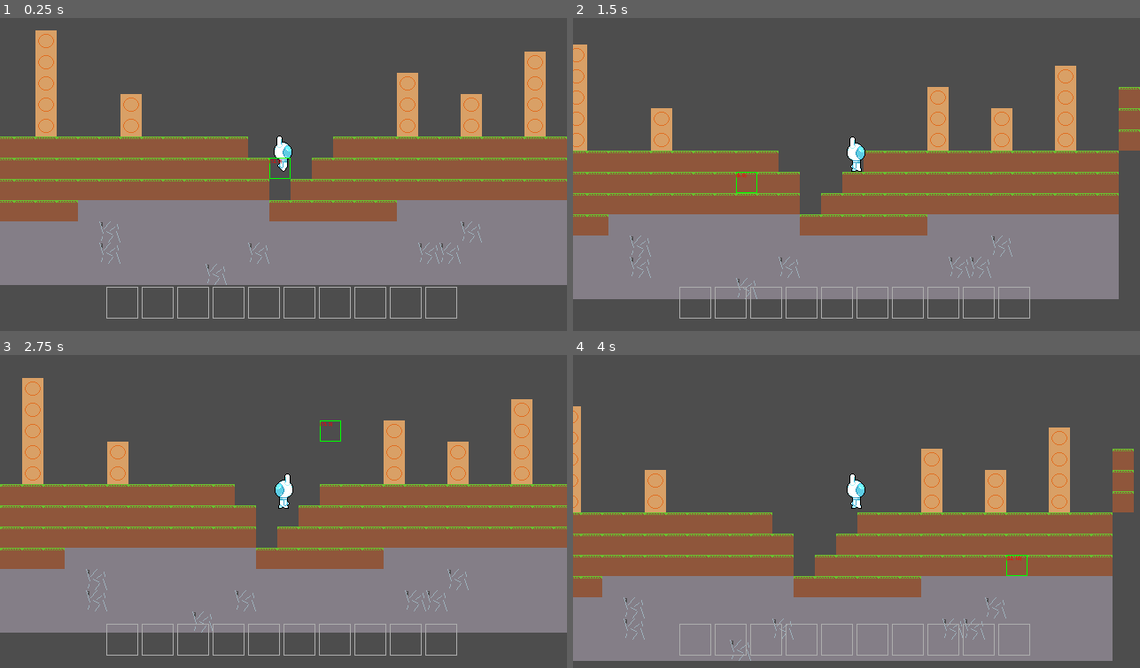
Above: before the commit, frames 1-4 (two rows, left to right).
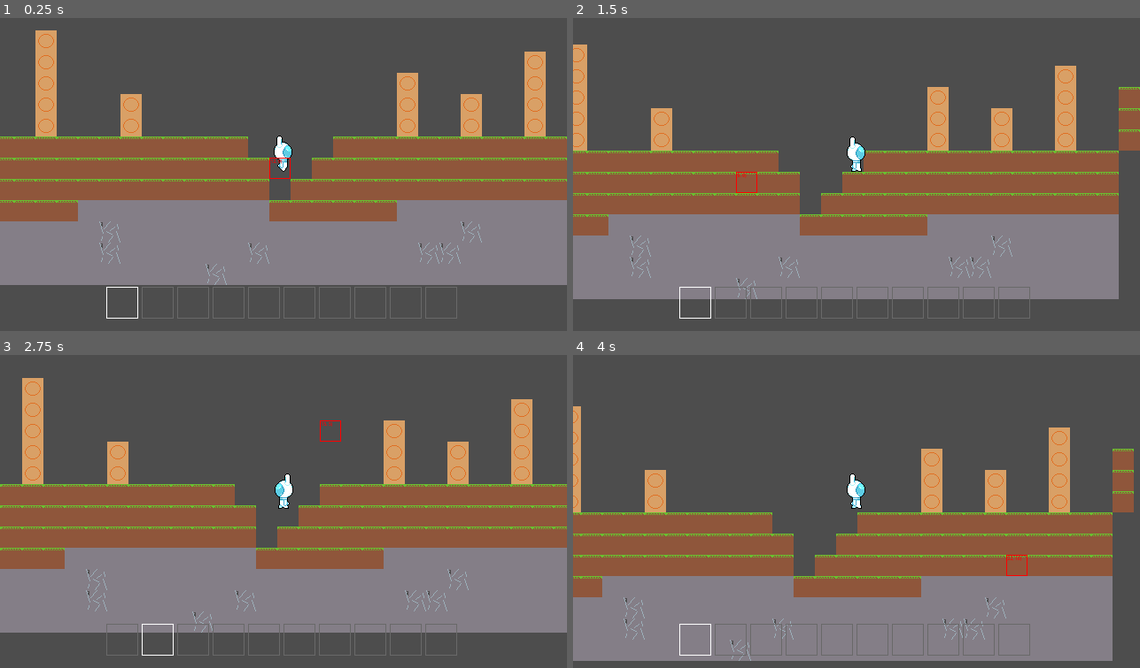
Above: after the commit, the same moments.

Repository: GriffinRio/Game-likeJam10
Game: Godot game, scene res://main.tscn
The game is run twice, just before and just after one commit, with the same random seed, the same clock (stepped at 60 frames per second) and the same inputs.
Inputs (mouse positions are in pixels of both pictures, inside the frame that each line leads up to):
- Up to frame 1 (0.25 s): no input
- Up to frame 2 (1.5 s): move the mouse to (981, 155) at 0.52 s; hold 1 (Direct_Item_Switch) 0.53-1.28 s; hold D (Move_Right) from 0.53 s (still down); click (981, 155) at 0.6 s; tap W (Jump) at 0.77 s; move the mouse to (743, 187) at 1.27 s; tap 1 (Direct_Item_Switch) at 1.35 s
- Up to frame 3 (2.75 s): tap W (Jump) at 1.52 s; right-click (170, 524) at 1.55 s; move the mouse to (340, 439) at 2.02 s; release D (Move_Right) at 2.03 s; hold A (Move_Left) from 2.03 s (still down); hold Right mouse button (Place) from 2.03 s (still down); tap Mouse wheel down (Switch_Item_Down) at 2.3 s
- Up to frame 4 (4 s): move the mouse to (828, 570) at 2.77 s; release A (Move_Left) at 2.78 s; release Right mouse button (Place) at 2.78 s; hold D (Move_Right) from 2.78 s (still down); tap Mouse wheel down (Switch_Item_Down) at 2.85 s; tap W (Jump) at 3.02, 3.77 s; tap Mouse wheel up (Switch_Item_Up) at 3.05 s; move the mouse to (1026, 555) at 3.52 s; hold Mouse wheel up (Switch_Item_Up) from 3.53 s (still down); click (1026, 555) at 3.8 s

The runs differ from the first frame. In frame 1, 0.7% of the frame differs, in the area x 18-81%, y 44-97%; in frame 2, 0.7%; in frame 3, 0.7%; in frame 4, 0.7%.

Commit message:
switching to different method of signaling yippee

Diff:
--- a/gameLikeJam10/Characters/inventory.gd
+++ b/gameLikeJam10/Characters/inventory.gd
@@ -4,26 +4,12 @@
 const SIZE = 10
 ## Array that stores items that player acquires
 var hotbar : Array[Item]
-# TODO: move equipped functionality to player?
-## Stores index of currently equipped Item
-var equipped : int
 
 # Intializes
 func _ready() -> void:
-	equipped = 0
 	hotbar = []
 	for i in range(SIZE):
 		hotbar.append(null)
-
-# TODO: add support for keyboard inventory switching?
-## changes equipped index by 1, positive or negative depending on previous player input
-func change_equipped(direction : int) -> void:
-	# Formula for wrapping array both pos and neg.
-	# Kinda works like if statements, but one math line.
-	equipped = ((equipped + direction) % SIZE + SIZE) % SIZE
-
-func change_equipped_direct(index: int) -> void:
-	equipped = (index + SIZE) % SIZE
 
 ## Puts acquired item into inventory.
 ## Will stack with other versions of it if item is stackable
@@ -32,6 +18,7 @@
 	var item_index : int = hotbar.find(item)
 	if(item.stackable and item_index >= 0):
 		hotbar[item_index].count += 1
+		EventBus.inventory_slot_changed.emit(item_index, hotbar[item_index])
 	else:
 		var empty_index : int = hotbar.find(null)
 		# TODO: create new instance of item because it always uses same one from block which is weird?
@@ -39,6 +26,7 @@
 			hotbar[empty_index] = item
 			if(item.stackable):
 				hotbar[empty_index].count = 1
+			EventBus.inventory_slot_changed.emit(empty_index, hotbar[empty_index])
 		else:
 			push_warning("No room for item: " + item.to_string())
 
@@ -52,12 +40,10 @@
 			hotbar[item_index] = null
 		else:
 			hotbar[item_index].count -= 1
+		EventBus.inventory_slot_changed.emit(item_index, hotbar[item_index])
 	else:
 		push_error("Item not in inventory")
 
 ## Returns currently equipped item
-func get_equipped() -> Item:
-	return hotbar[equipped]
-
-func get_inventory() -> Array:
-	return hotbar
+func get_item(index : int) -> Item:
+	return hotbar[index]
--- a/gameLikeJam10/Characters/player.gd
+++ b/gameLikeJam10/Characters/player.gd
@@ -6,31 +6,31 @@
 # TODO: Implement item destroying blocks
 ## Emmited when player starts mining
 signal mining(is_mining : bool , item : Item)
-## Emmited when player changes equipped item
-signal change_equipped(equipped_index : int)
 
 const SPEED = 100.0
 const JUMP_VELOCITY = -225.0
 
-var HEIGHT : float
-var RADIUS : float
+var RADIUS_Y : float
+var RADIUS_X : float
 
 @onready var inventory : Inventory = $Inventory
 @onready var _animated_sprite : AnimatedSprite2D = $AnimatedSprite2D
 @onready var collision_shape_2d : CollisionShape2D = $CollisionShape2D
 
 var is_mining : bool
+var equipped : int
 
 func _ready() -> void:
 	var hitbox : RectangleShape2D = collision_shape_2d.shape
-	HEIGHT = hitbox.size.y / 2.0
-	RADIUS = hitbox.size.x / 2.0
+	RADIUS_Y = hitbox.size.y / 2.0
+	RADIUS_X = hitbox.size.x / 2.0
 	is_mining = false
+	equipped = 0
 
 # Handles player place and destory input for holding functionality
 func _process(delta: float) -> void:
 	if(Input.is_action_pressed("Place")):
-		var to_place : Item = inventory.get_equipped()
+		var to_place : Item = get_equipped()
 		if(to_place != null and to_place.placeable):
 			place_block.emit(to_place)
 		else:
@@ -52,31 +52,41 @@
 		velocity.x = direction * SPEED
 	else:
 		velocity.x = move_toward(velocity.x, 0, SPEED)
-		_animated_sprite.set_frame_and_progress(4, 0)
+		if(not is_mining):
+			_animated_sprite.play("Player_Idle")
 
 	move_and_slide()
 
 # Handles switching hotbar equipped
 func _input(event: InputEvent) -> void:
 	if(event.is_action_pressed("Switch_Item_Up")):
-		inventory.change_equipped(-1)
-		change_equipped.emit(inventory.equipped)
+		var new_index : int = ((equipped - 1) + inventory.SIZE) % inventory.SIZE
+		change_equipped(new_index)
+		#change_equipped.emit(inventory.equipped)
 	elif(event.is_action_pressed("Switch_Item_Down")):
-		inventory.change_equipped(1)
-		change_equipped.emit(inventory.equipped)
+		var new_index : int = (equipped + 1) % inventory.SIZE
+		change_equipped(new_index)
+		#change_equipped.emit(inventory.equipped)
 	elif(event.is_action_pressed("Direct_Item_Switch")):
 		var keypress : InputEventKey = event
-		inventory.change_equipped_direct(keypress.keycode - 49)
-		change_equipped.emit(inventory.equipped)
+		change_equipped(keypress.keycode - 49)
+		#change_equipped.emit(inventory.equipped)
 	elif(event.is_action("Destroy")):
 		is_mining = !is_mining
 		print("mining: " + str(is_mining))
-		mining.emit(is_mining, inventory.get_equipped())
+		mining.emit(is_mining, get_equipped())
 		if(is_mining):
 			_animated_sprite.play("Player_Mine")
 		else:
 			_animated_sprite.play("Player_Idle")
 
+## changes equipped
+func change_equipped(index : int) -> void:
+	equipped = (index + inventory.SIZE) % inventory.SIZE
+	EventBus.player_equipped_changed.emit(equipped)
+
+func get_equipped() -> Item:
+	return inventory.get_item(equipped)
 
 ## Adds given item to player inventory
 func pickup_item(item : Item) -> void:
@@ -94,7 +104,7 @@
 	var height_sign : int = 1
 	for i in range(2):
 		for j in range(2):
-			corners.append(Tile_Map.map_coord(Vector2(collision_position.x + (RADIUS * radius_sign), collision_position.y + (HEIGHT * height_sign))))
+			corners.append(Tile_Map.map_coord(Vector2(collision_position.x + (RADIUS_X * radius_sign), collision_position.y + (RADIUS_Y * height_sign))))
 			radius_sign *= -1
 		height_sign = -1
 		radius_sign = 1
--- a/gameLikeJam10/Environment/tile_map.gd
+++ b/gameLikeJam10/Environment/tile_map.gd
@@ -9,13 +9,15 @@
 const TILE_SIZE = 24
 
 @onready var tile_layer: TileMapLayer = $TileLayer
+
 ## Allows all nodes/scripts to convert coordinates to tile_map coords
 static func map_coord(position : Vector2) -> Vector2i:
 	var calculation : Vector2i = floor(position/TILE_SIZE)
 	return calculation
 
 static func local_coord(position : Vector2i) -> Vector2:
-	return Vector2i(position * TILE_SIZE)
+	var calculation : Vector2i = position * TILE_SIZE
+	return calculation
 
 static func get_tiles_in_line(tile_start : Vector2i, tile_end : Vector2i) -> Array[Vector2i]:
 	var tiles : Array[Vector2i] = [tile_start]
@@ -26,7 +28,7 @@
 	else:
 		axis = 0
 	var length : int = abs(diff[axis])
-	var direction : int = diff[axis] /  length
+	var direction : int = diff[axis] / length
 	for i in range(length):
 		var tile : Vector2i = tiles[-1]
 		tile[axis] = tile[axis] + (1 * direction)
@@ -43,7 +45,6 @@
 ## Makes sure block can be destroyed and then does so. Emits block_destroyed to add block to player inventory
 func destroy_block(mouse_position : Vector2i) -> void:
 	if(tile_layer.get_cell_atlas_coords(mouse_position) != EMPTY_TILE):
-		#TODO: figure out how to link mining animation to block destruction, global variable back to player?
 		var block: Block = tile_layer.get_cell_tile_data(mouse_position).get_custom_data("block_data")
 		tile_layer.set_cell(mouse_position, -1, EMPTY_TILE)
 		block_destroyed.emit(block)
--- a/gameLikeJam10/Globals/eventBus.gd
+++ b/gameLikeJam10/Globals/eventBus.gd
@@ -1,4 +1,5 @@
 extends Node
 
 signal player_equipped_changed(index: int)
-signal player_place_block(block : Vector2i)
+
+signal inventory_slot_changed(index: int, item: Item)
--- a/gameLikeJam10/Resources/Templates/item.gd
+++ b/gameLikeJam10/Resources/Templates/item.gd
@@ -26,6 +26,15 @@
 ## Location in tilemap atlas for the block to be placed
 @export var block : Vector2i
 
+# Only shows count if stackable and block if placeable.
+func _validate_property(property: Dictionary) -> void:
+	if(property.name == "count" and not stackable):
+		#property.usage |= PROPERTY_USAGE_READ_ONLY
+		property.usage = PROPERTY_USAGE_NONE
+	if(property.name == "block" and not placeable):
+		#property.usage |= PROPERTY_USAGE_READ_ONLY
+		property.usage = PROPERTY_USAGE_NONE
+
 func _to_string() -> String:
 	var output : String = ""
 	output += name + "\n"
@@ -34,12 +43,3 @@
 		output += "Count: " + str(count) + "\n"
 	output += "Placeable: " + str(placeable) + "\n"
 	return output
-
-# Only shows count if stackable and block if placeable.
-func _validate_property(property: Dictionary) -> void:
-	if(property.name == "count" and not stackable):
-		#property.usage |= PROPERTY_USAGE_READ_ONLY
-		property.usage = PROPERTY_USAGE_NONE
-	if(property.name == "block" and not placeable):
-		#property.usage |= PROPERTY_USAGE_READ_ONLY
-		property.usage = PROPERTY_USAGE_NONE
--- a/gameLikeJam10/UI/highlight.gd
+++ b/gameLikeJam10/UI/highlight.gd
@@ -9,10 +9,9 @@
 
 # Called when the node enters the scene tree for the first time.
 func _ready() -> void:
-	stylebox = panel.get_theme_stylebox("panel","styleboxflat")
+	stylebox = panel.get_theme_stylebox("panel")
 	stylebox.border_color = Color.LAWN_GREEN
 	DEBUG_label.text = ""
-
 
 # Called every frame. 'delta' is the elapsed time since the previous frame.
 func _process(delta: float) -> void:
--- a/gameLikeJam10/UI/hotbar.gd
+++ b/gameLikeJam10/UI/hotbar.gd
@@ -2,8 +2,10 @@
 class_name Hotbar
 
 @onready var h_box_container: HBoxContainer = $HBoxContainer
+
 var slots : Array[HotbarSlot]
 var equipped : int
+
 # Called when the node enters the scene tree for the first time.
 func _ready() -> void:
 	var children : Array[Node] = h_box_container.get_children()
@@ -11,14 +13,11 @@
 		slots.append(child)
 	equipped = 0
 	slots[equipped].equip()
+	EventBus.inventory_slot_changed.connect(update_hotbar)
+	EventBus.player_equipped_changed.connect(update_equipped)
 
-# Called every frame. 'delta' is the elapsed time since the previous frame.
-func _process(delta: float) -> void:
-	pass
-
-func update_hotbar(inventory : Array) -> void:
-	for i in range(len(inventory)):
-		slots[i].item = inventory[i]
+func update_hotbar(index : int, item : Item) -> void:
+	slots[index].update(item)
 
 func update_equipped(new_equipped: int) -> void:
 	slots[equipped].unequip()
--- a/gameLikeJam10/UI/hotbar_slot.gd
+++ b/gameLikeJam10/UI/hotbar_slot.gd
@@ -1,7 +1,5 @@
 extends Control
 class_name HotbarSlot
-
-var item: Item
 
 @onready var item_image: TextureRect = $ItemImage
 @onready var stack_count: Label = $StackCount
@@ -10,12 +8,11 @@
 var stylebox : StyleBoxFlat
 # Called when the node enters the scene tree for the first time.
 func _ready() -> void:
-	stylebox = panel.get_theme_stylebox("panel","styleboxflat")
+	stylebox = panel.get_theme_stylebox("panel")
 	stylebox.border_color = Color.DIM_GRAY
 
 
-# Called every frame. 'delta' is the elapsed time since the previous frame.
-func _process(delta: float) -> void:
+func update(item : Item) -> void:
 	if item != null:
 		item_image.texture = item.sprite
 		if(item.stackable):
@@ -29,7 +26,6 @@
 		stack_count.text = ""
 		stack_count.visible = false
 
-
 func equip() -> void:
 	stylebox.border_color = Color.WHITE
 
--- a/gameLikeJam10/main.gd
+++ b/gameLikeJam10/main.gd
@@ -22,7 +22,7 @@
 		mouse_position = new_mouse_position
 		highlight.update_position(mouse_position)
 		highlight.reset_break()
-		_on_player_mining(player.is_mining, player.inventory.get_equipped())
+		_on_player_mining(player.is_mining, player.get_equipped())
 	valid_interactable_distance = within_interactable_range(mouse_position)
 	highlight.update_interactable(valid_interactable_distance)
 
@@ -45,17 +45,10 @@
 ## Connects player inventory to tile_map destroy
 func _on_tile_map_block_destroyed(block: Block) -> void:
 	player.pickup_item(block.drop)
-	hotbar.update_hotbar(player.inventory.get_inventory())
 
 ## Connects player inventory to tile_map place
 func _on_tile_map_block_placed(block: Block) -> void:
 	player.drop_item(block.drop)
-	hotbar.update_hotbar(player.inventory.get_inventory())
-
-
-func _on_player_change_equipped(equipped_index: int) -> void:
-	hotbar.update_equipped(equipped_index)
-
 
 func _on_player_mining(is_mining: bool, item: Item) -> void:
 	if(valid_interactable_distance and is_mining):
--- a/gameLikeJam10/main.tscn
+++ b/gameLikeJam10/main.tscn
@@ -38,7 +38,6 @@
 size_flags_vertical = 4
 metadata/_edit_use_anchors_ = true
 
-[connection signal="change_equipped" from="Player" to="." method="_on_player_change_equipped"]
 [connection signal="mining" from="Player" to="." method="_on_player_mining"]
 [connection signal="place_block" from="Player" to="." method="_on_player_place_block"]
 [connection signal="block_destroyed" from="TileMap" to="." method="_on_tile_map_block_destroyed"]
